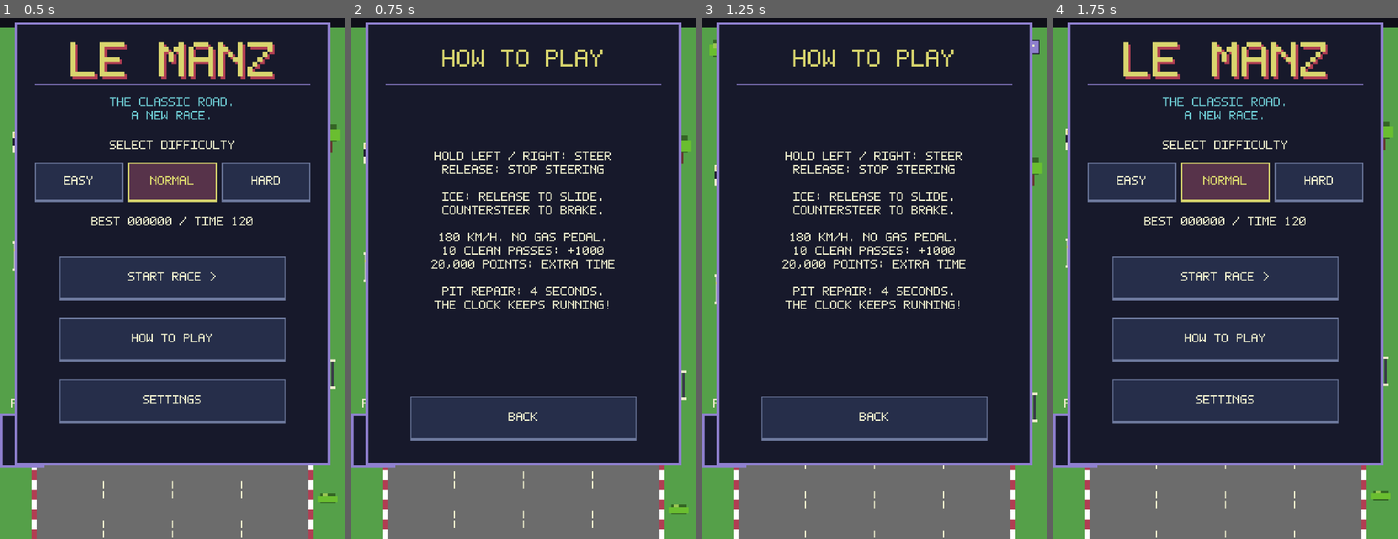
Above: before the commit, frames 1-4 (left to right).
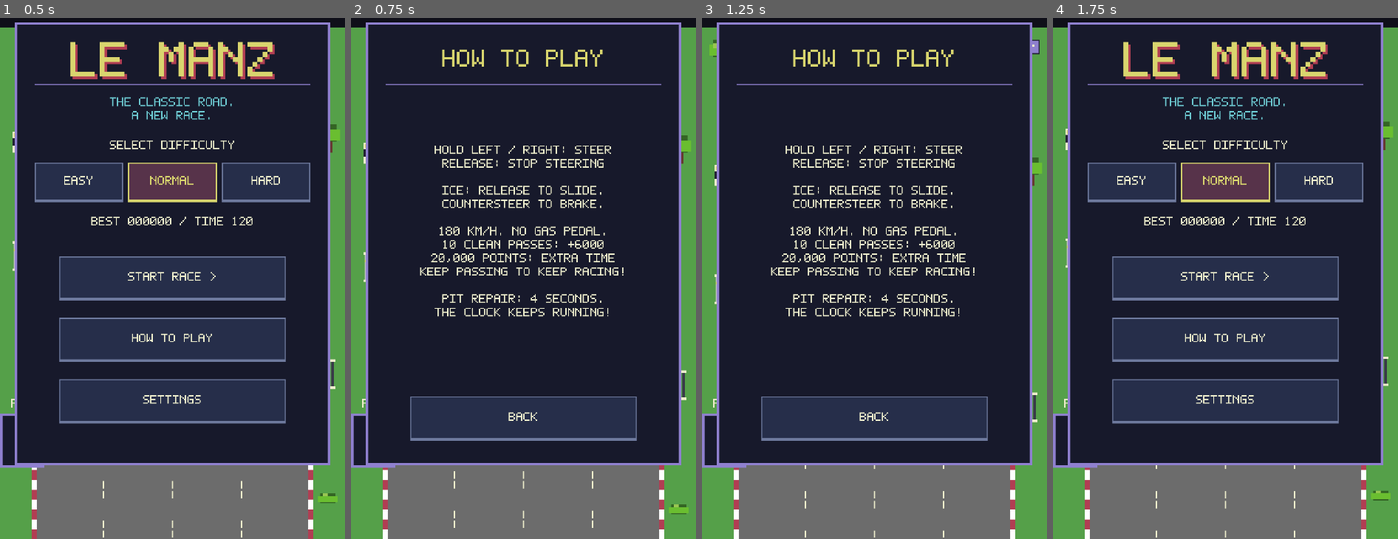
Above: after the commit, the same moments.

Repository: thokem74/Le-Manz
Game: Godot game, scene res://scenes/game.tscn
Two runs of this game, one before a commit and one after it. Both use one fixed random seed, a clock stepped at 60 frames per second and the inputs below. Sound files missing from this copy of the repository are replaced by a short silence.
Inputs:
- Up to frame 1 (0.5 s): no input
- Up to frame 2 (0.75 s): click "HOW TO PLAY" at 0.5 s
- Up to frame 3 (1.25 s): no input
- Up to frame 4 (1.75 s): click "BACK" at 1.25 s

Frame 1 is identical in both runs. In frame 2, 5.0% of the frame differs, in the area x 19-80%, y 24-58%; in frame 3, 5.0%; in frame 4, nothing differs.

Commit message:
time bonus increase

Diff:
--- a/resources/race_settings.tres
+++ b/resources/race_settings.tres
@@ -6,3 +6,4 @@
 script = ExtResource("1")
 starting_seconds = PackedFloat32Array(180, 120, 90)
 bonus_seconds = PackedFloat32Array(90, 60, 45)
+clean_pass_bonus_points = PackedInt32Array(8000, 6000, 4000)
--- a/scenes/game.tscn
+++ b/scenes/game.tscn
@@ -422,7 +422,7 @@
 offset_bottom = 276.0
 theme = ExtResource("6")
 mouse_filter = 2
-text = "HOLD LEFT / RIGHT: STEER\nRELEASE: STOP STEERING\n\nICE: RELEASE TO SLIDE.\nCOUNTERSTEER TO BRAKE.\n\n180 KM/H. NO GAS PEDAL.\n10 CLEAN PASSES: +1000\n20,000 POINTS: EXTRA TIME\n\nPIT REPAIR: 4 SECONDS.\nTHE CLOCK KEEPS RUNNING!"
+text = "HOLD LEFT / RIGHT: STEER\nRELEASE: STOP STEERING\n\nICE: RELEASE TO SLIDE.\nCOUNTERSTEER TO BRAKE.\n\n180 KM/H. NO GAS PEDAL.\n10 CLEAN PASSES: +{bonus}\n20,000 POINTS: EXTRA TIME\nKEEP PASSING TO KEEP RACING!\n\nPIT REPAIR: 4 SECONDS.\nTHE CLOCK KEEPS RUNNING!"
 horizontal_alignment = 1
 vertical_alignment = 1
 theme_override_font_sizes/font_size = 8
--- a/scripts/game.gd
+++ b/scripts/game.gd
@@ -2,6 +2,11 @@
 ## Coordinates the small gameplay components and the scene-authored interface.
 
 enum Phase { TITLE, COUNTDOWN, RACING, PIT, FINISH, RESULTS }
+
+const HUD_DIVISORS: Array[int] = [
+	1000000000000000000, 1000000000000000, 1000000000000, 1000000000, 1000000, 1000
+]
+const HUD_SUFFIXES: Array[String] = ["E", "P", "T", "B", "M", "K"]
 
 @export var settings: RaceSettings
 
@@ -26,6 +31,7 @@
 @onready var hud: Control = $UI/HUD
 @onready var finish_line: Sprite2D = $FinishLine
 @onready var headlights: Polygon2D = $Player/Headlights
+@onready var help_template: String = $UI/Help/Text.text
 
 
 func _ready() -> void:
@@ -196,12 +202,20 @@
 func _on_overtaken(car: TrafficCar) -> void:
 	if phase != Phase.RACING:
 		return
+	if session.remaining_seconds <= 0.0:
+		return
 	audio.play_pass(car.position.x - player.position.x, session.clean_passes + 1)
-	if session.register_pass():
-		show_notice("10 CLEAN PASSES! +1000", 2.0)
+	var earned_pass_bonus: bool = session.register_pass()
+	var awards: int = session.award_time()
+	if earned_pass_bonus:
+		var notice: String = "10 CLEAN PASSES! +%d" % settings.clean_pass_bonus_points[session.difficulty]
+		if awards > 0:
+			notice += "\nEXTRA TIME! +%d SEC" % int(settings.bonus_seconds[session.difficulty] * awards)
+		show_notice(notice, 2.5)
 		audio.play_effect(&"bonus")
-	var awards: int = session.award_time()
-	if awards > 0:
+		if awards > 0:
+			audio.play_effect(&"time")
+	elif awards > 0:
 		announce_time_bonus(awards)
 
 
@@ -276,6 +290,9 @@
 	new_record = profile.record_score(session.difficulty, session.score()) if update_record else false
 	$UI/Results/Difficulty.text = session.DIFFICULTY_NAMES[session.difficulty]
 	$UI/Results/Score.text = "%06d" % session.score()
+	# Exact records remain readable even when a long run outgrows the normal font.
+	var result_digits: int = $UI/Results/Score.text.length()
+	$UI/Results/Score.add_theme_font_size_override("font_size", 24 if result_digits <= 13 else 16)
 	var best_text: String = "BEST %06d" % profile.records[session.difficulty]
 	$UI/Results/Record.text = "NEW BEST!" if new_record else best_text
 	$UI/Results/Stats.text = "%d PASSES / %d CRASHES" % [session.total_passes, session.crashes]
@@ -315,6 +332,10 @@
 
 
 func show_panel(name: String) -> void:
+	if name == "Help":
+		$UI/Help/Text.text = help_template.format({
+			"bonus": settings.clean_pass_bonus_points[profile.difficulty]
+		})
 	for panel_name in ["Title", "Help", "Settings", "Pause", "Results"]:
 		get_node("UI/" + panel_name).visible = panel_name == name
 	# Touch play should not leave keyboard focus highlighting the previous menu.
@@ -381,8 +402,8 @@
 func update_hud() -> void:
 	if session == null or not hud.visible:
 		return
-	$UI/HUD/Score.text = "%06d" % session.score()
-	$UI/HUD/Time.text = "%03d" % ceili(session.remaining_seconds)
+	$UI/HUD/Score.text = format_hud_number(session.score(), 6)
+	$UI/HUD/Time.text = format_hud_number(ceili(session.remaining_seconds), 3)
 	$UI/HUD/Speed.text = "%03d" % int(settings.speed_kmh) if phase == Phase.RACING else "000"
 	$UI/HUD/Passes.text = "%d / 10" % (session.clean_passes % settings.passes_per_bonus)
 	$UI/HUD/Difficulty.text = session.DIFFICULTY_NAMES[session.difficulty]
@@ -395,6 +416,19 @@
 		session.remaining_seconds <= 10.0 and int(session.remaining_seconds * 4.0) % 2 == 0
 	)
 	$UI/HUD/Time.modulate = Color("ff6b6b") if warning else Color.WHITE
+
+
+func format_hud_number(value: int, minimum_digits: int) -> String:
+	if value < int(pow(10, minimum_digits)):
+		return str(value).pad_zeros(minimum_digits)
+	# Keep the large-font dashboard readable during uncapped endurance runs.
+	for index in range(HUD_DIVISORS.size()):
+		if value >= HUD_DIVISORS[index]:
+			var scaled: float = float(value) / HUD_DIVISORS[index]
+			if scaled < 10.0:
+				return "%.1f%s" % [floorf(scaled * 10.0) / 10.0, HUD_SUFFIXES[index]]
+			return "%d%s" % [int(scaled), HUD_SUFFIXES[index]]
+	return str(value)
 
 
 func control_identifier(event: InputEvent) -> int:
--- a/scripts/race_session.gd
+++ b/scripts/race_session.gd
@@ -55,12 +55,15 @@
 	total_passes += 1
 	clean_passes += 1
 	if clean_passes % settings.passes_per_bonus == 0:
-		bonus_points += settings.pass_bonus
+		bonus_points += settings.clean_pass_bonus_points[difficulty]
 		return true
 	return false
 
 
 func award_time() -> int:
+	# Expired races cannot be revived by a late score or pass event.
+	if remaining_seconds <= 0.0:
+		return 0
 	var awards: int = 0
 	while score() >= next_time_threshold:
 		remaining_seconds += settings.bonus_seconds[difficulty]
--- a/scripts/race_settings.gd
+++ b/scripts/race_settings.gd
@@ -1,10 +1,11 @@
 class_name RaceSettings
 extends Resource
-## Shared driving rules. Difficulty deliberately changes only the clock.
+## Shared driving rules. Difficulty changes clock rewards and ten-car points, never driving behavior.
 
-@export_category("Difficulty clocks")
+@export_category("Difficulty rewards")
 @export var starting_seconds: PackedFloat32Array = [180.0, 120.0, 90.0]
 @export var bonus_seconds: PackedFloat32Array = [90.0, 60.0, 45.0]
+@export var clean_pass_bonus_points: PackedInt32Array = [8000, 6000, 4000]
 @export_category("Driving")
 @export var speed_kmh: float = 180.0
 @export var scroll_speed: float = 120.0
@@ -16,7 +17,6 @@
 @export_category("Race")
 @export var section_seconds: float = 20.0
 @export var points_per_metre: float = 2.0
-@export var pass_bonus: int = 1000
 @export var passes_per_bonus: int = 10
 @export var time_bonus_interval: int = 20000
 @export var initial_spawn_seconds: float = 0.70
--- a/tests/capture.gd
+++ b/tests/capture.gd
@@ -37,6 +37,13 @@
 		game.player.press_control(0, 1)
 		game.player.advance(0.1)
 		game.player.release_control(0)
+	if view == "reward":
+		game.session.clean_passes = 9
+		game.session.distance_metres = (20000.0 - game.settings.clean_pass_bonus_points[game.session.difficulty]) / 2.0
+		game._on_overtaken(game.traffic.cars[0])
+	if view == "endurance":
+		game.session.distance_metres = 617283.5
+		game.session.remaining_seconds = 12345.0
 	game.update_driving_feedback(0.0)
 	game.set_physics_process(false)
 	game.update_hud()
--- a/tests/run_tests.gd
+++ b/tests/run_tests.gd
@@ -18,6 +18,7 @@
 
 func run() -> void:
 	check_clocks_and_scoring()
+	check_endurance_rules()
 	check_persistence()
 	var game: Node = load("res://scenes/game.tscn").instantiate()
 	game.get_node("Profile").storage_path = "/tmp/le-manz-integration-profile.cfg"
@@ -31,6 +32,7 @@
 	check_traffic(game)
 	check_closed_gaps(game)
 	check_narrow_escape_routes(game)
+	check_endurance_hud(game)
 	check_portrait_geometry()
 	await check_driving_audio(game)
 	await check_reward_audio(game)
@@ -54,13 +56,13 @@
 		check(race.score() == 100 and is_equal_approx(race.distance_metres, 50.0), "Fixed speed / metre scoring for difficulty %d" % level)
 		for count in range(9):
 			check(not race.register_pass(), "No early clean-pass bonus")
-		check(race.register_pass() and race.score() == 1100, "Tenth clean pass scores 1000")
-		race.distance_metres = 9500.0
+		check(race.register_pass() and race.score() == 100 + rules.clean_pass_bonus_points[level], "Tenth clean pass scores difficulty bonus")
+		race.distance_metres = (20000.0 - rules.clean_pass_bonus_points[level]) / 2.0
 		var before: float = race.remaining_seconds
 		check(race.award_time() == 1, "20,000 threshold awards once")
 		check(is_equal_approx(race.remaining_seconds - before, [90.0, 60.0, 45.0][level]), "Correct difficulty time award")
 		check(race.award_time() == 0, "A threshold cannot award twice")
-		race.distance_metres = 29500.0
+		race.distance_metres = (60000.0 - rules.clean_pass_bonus_points[level]) / 2.0
 		check(race.award_time() == 2, "Multiple crossed thresholds award individually")
 		race.register_crash()
 		check(race.clean_passes == 0 and race.total_passes == 10 and race.score() == 60000, "Crash preserves points and total passes, resets clean streak")
@@ -78,6 +80,65 @@
 	race.remaining_seconds = 0.1
 	race.advance(2.0, true)
 	check(race.score() == 10, "Long-frame expiry caps distance")
+
+
+func check_endurance_rules() -> void:
+	var rules := RaceSettings.new()
+	var race := RaceSession.new(rules)
+	for level in range(3):
+		race.start(level)
+		for number in range(1, 31):
+			var clock_before: float = race.remaining_seconds
+			var earned: bool = race.register_pass()
+			check(earned == (number % 10 == 0), "Only complete groups of ten award points")
+			check(race.bonus_points == (number / 10) * rules.clean_pass_bonus_points[level], "Difficulty bonus accumulates at passes 10, 20, 30")
+			check(race.remaining_seconds == clock_before, "Pass bonuses never directly add time")
+			var threshold_before: int = race.next_time_threshold
+			var awards: int = race.award_time()
+			check(race.remaining_seconds == clock_before + awards * rules.bonus_seconds[level], "Only score thresholds add time")
+			check(race.next_time_threshold == threshold_before + awards * 20000 and race.award_time() == 0, "All newly crossed thresholds award once")
+		race.start(level)
+		for number in range(9):
+			race.register_pass()
+		race.register_crash()
+		check(not race.register_pass() and race.bonus_points == 0, "Crash resets an unfinished ten-car bonus")
+		for number in range(9):
+			race.register_pass()
+		check(race.bonus_points == rules.clean_pass_bonus_points[level], "Ten fresh passes earn the bonus after a crash")
+		race.distance_metres = 100000.0
+		check(race.award_time() == 10 and race.remaining_seconds > rules.starting_seconds[level], "Multiple awards accumulate above the starting clock")
+		race.remaining_seconds = 0.0
+		race.distance_metres += 100000.0
+		var points_before: int = race.bonus_points
+		check(not race.register_pass() and race.award_time() == 0 and race.remaining_seconds == 0.0 and race.bonus_points == points_before, "Expired races cannot earn points or revive")
+
+
+func check_endurance_hud(game: Node) -> void:
+	for level in range(3):
+		game.profile.difficulty = level
+		game.show_panel("Help")
+		check(game.get_node("UI/Help/Text").text.contains("+%d" % game.settings.clean_pass_bonus_points[level]), "Instructions show selected difficulty reward")
+	game.start_race()
+	game.phase = game.Phase.RACING
+	game.session.distance_metres = 617283.5
+	game.session.remaining_seconds = 12345.0
+	game.update_hud()
+	check(game.get_node("UI/HUD/Score").text == "1.2M" and game.get_node("UI/HUD/Time").text == "12K", "Endurance HUD abbreviates large score and clock")
+	for value in [999, 1000, 9999, 10000, 999999, 1000000, 999999999, 1000000000]:
+		check(game.format_hud_number(value, 3).length() <= 4, "Long timer remains inside dashboard width")
+	game.show_results()
+	check(game.get_node("UI/Results/Score").text == "1234567", "Results preserve exact unabridged score")
+	game.start_race()
+	game.phase = game.Phase.RACING
+	game.session.clean_passes = 9
+	game.session.distance_metres = (20000.0 - game.settings.clean_pass_bonus_points[game.session.difficulty]) / 2.0
+	game._on_overtaken(game.traffic.cars[0])
+	check(game.get_node("UI/HUD/Notice").text == "10 CLEAN PASSES! +4000\nEXTRA TIME! +45 SEC", "Coincident rewards display both points and time")
+	var before: int = game.session.bonus_points
+	game.profile.difficulty = 0
+	for number in range(10):
+		game._on_overtaken(game.traffic.cars[0])
+	check(game.session.bonus_points - before == 4000, "Mid-race difficulty selection does not change rewards")
 
 
 func check_persistence() -> void:
@@ -417,6 +478,18 @@
 				break
 		check(game.session.next_time_threshold == 40000, "Clean run can reach extra time on difficulty %d" % level)
 		print("%s first time bonus: %.1fs, %d passes" % [RaceSession.DIFFICULTY_NAMES[level], game.session.elapsed_seconds, game.session.total_passes])
+	for level in range(3):
+		game.profile.difficulty = level
+		game.start_race()
+		game.phase = game.Phase.RACING
+		game.traffic.rng.seed = 1982
+		game.protection_remaining = 10000.0
+		for step in range(60 * 600):
+			game._physics_process(1.0 / 60.0)
+			if game.phase != game.Phase.RACING:
+				break
+		check(game.phase == game.Phase.RACING and game.session.remaining_seconds > game.settings.starting_seconds[level], "Ten-minute clean traffic opportunities sustain difficulty %d" % level)
+		print("%s 600s clean simulation: %d points, %d passes, %.1fs remaining" % [RaceSession.DIFFICULTY_NAMES[level], game.session.score(), game.session.total_passes, game.session.remaining_seconds])
 	# Narrow traffic must keep a full reaction gap as it reaches the player.
 	game.traffic.reset_traffic()
 	game.road.section = RaceRoad.Section.NARROW
@@ -668,7 +741,7 @@
 		game._on_overtaken(obstacle)
 		var voice: AudioStreamPlayer = game.audio.passing_voices[voice_index]
 		check(is_equal_approx(voice.pitch_scale, pow(2.0, semitones[number - 1] / 12.0)), "Clean pass %d uses its musical step" % number)
-	check(game.session.clean_passes == 10 and game.session.bonus_points == 1000, "Reward sound changes preserve ten-pass scoring")
+	check(game.session.clean_passes == 10 and game.session.bonus_points == game.settings.clean_pass_bonus_points[game.session.difficulty], "Reward sound accompanies difficulty-based ten-pass scoring")
 	var voice_index: int = game.audio.next_pass_voice
 	game._on_overtaken(obstacle)
 	check(game.audio.passing_voices[voice_index].pitch_scale == 1.0, "Completed streak resets passing register")
@@ -701,7 +774,7 @@
 	var before: float = game.session.remaining_seconds
 	game._on_overtaken(obstacle)
 	check(game.session.next_time_threshold == 40000 and game.session.remaining_seconds > before, "Coincident time award updates gameplay immediately")
-	check(game.get_node("UI/HUD/Notice").text.begins_with("EXTRA TIME!") and game.audio.pending_extra_time, "Time award HUD is immediate while its sound is deferred")
+	check(game.get_node("UI/HUD/Notice").text.contains("10 CLEAN PASSES!") and game.get_node("UI/HUD/Notice").text.contains("EXTRA TIME!") and game.audio.pending_extra_time, "Time award HUD is immediate while its sound is deferred")
 	for transition in ["mute", "pause", "restart", "finish"]:
 		game.start_race()
 		game.phase = game.Phase.RACING
Not shown, changed: README.md
Not shown, changed: tools/generate_scenes.py
